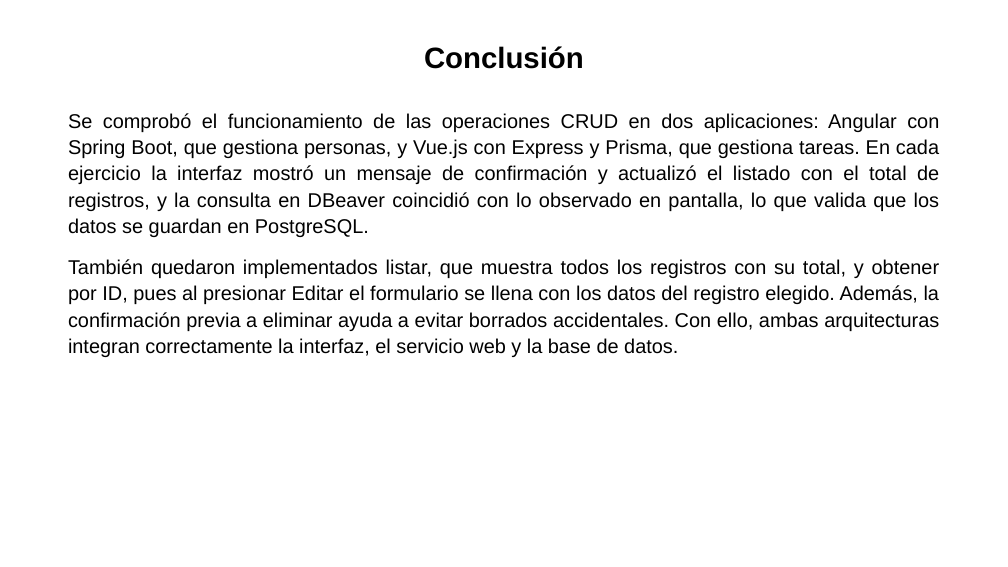
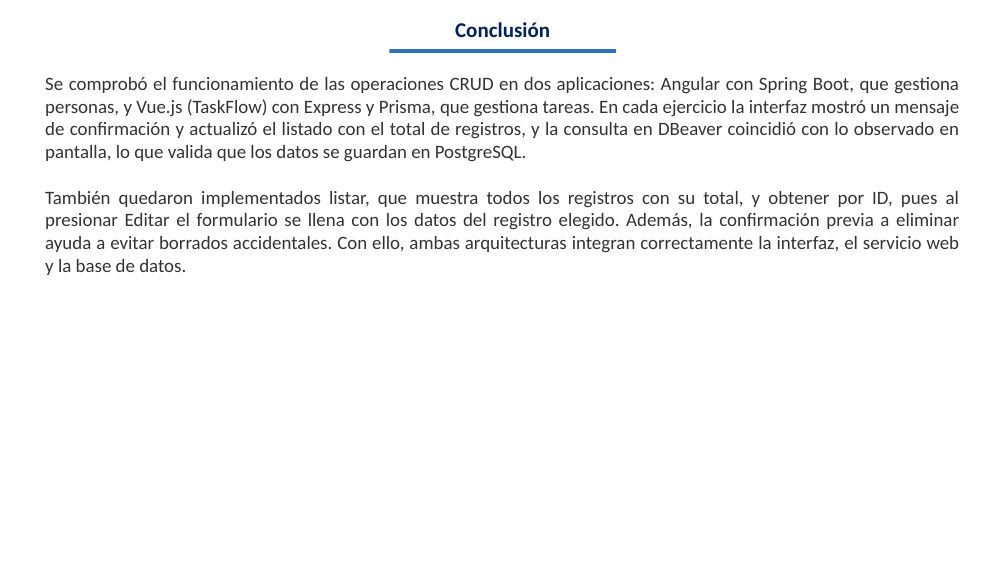
Before and after one commit to alondraS128/TBD_Tema-4, a slide deck: slide 21 of Actividad 4.3 Banco de ejercicios_AlondraSantis_TBD_5ISCM.pptx (slide 17 before the commit). Drawn at 1008x567 pixels with LibreOffice and Linux fonts; fonts in the diff are those of the drawing. Boxes give left, top, right and bottom in pixels: in the first picture for what was removed or moved away, otherwise in the second. Text is boxed around its words. In the diff, an @@ line names an element or a change of style, - is before the commit and + after.

Commit message:
Subo todos los archivos del Tema 4

```diff
--- a/Actividad 4.3 Banco de ejercicios_AlondraSantis_TBD_5ISCM.pptx
+++ b/Actividad 4.3 Banco de ejercicios_AlondraSantis_TBD_5ISCM.pptx
@@ text "Conclusión" moved from (x1=424, y1=46, x2=584, y2=69) to (x1=455, y1=22, x2=550, y2=37) @@
@@ text "Conclusión" at (x1=455, y1=22, x2=550, y2=37): size 28 to 20 pt, font Arial to Calibri, text colour #000000 to #002060 @@
@@ rectangle added at (x1=389, y1=49, x2=616, y2=53), fill #2E75B6 @@
@@ text "Se comprobó el funcionamiento de ..." moved from (x1=68, y1=113, x2=939, y2=357) to (x1=45, y1=77, x2=960, y2=275) @@
@@ text at (x1=45, y1=77, x2=959, y2=162): text changed; size 19 to 18 pt; font Arial to Calibri; text colour #000000 to #333333 @@
-Se comprobó el funcionamiento de las operaciones CRUD en dos aplicaciones: Angular con Spring Boot, que gestiona personas, y Vue.js con Express y Prisma, que gestiona tareas. En cada ejercicio la interfaz mostró un mensaje de confirmación y actualizó el listado con el total de registros, y la consulta en DBeaver coincidió con lo observado en pantalla, lo que valida que los datos se guardan en PostgreSQL.
+Se comprobó el funcionamiento de las operaciones CRUD en dos aplicaciones: Angular con Spring Boot, que gestiona personas, y Vue.js (TaskFlow) con Express y Prisma, que gestiona tareas. En cada ejercicio la interfaz mostró un mensaje de confirmación y actualizó el listado con el total de registros, y la consulta en DBeaver coincidió con lo observado en pantalla, lo que valida que los datos se guardan en PostgreSQL.
@@ text at (x1=45, y1=191, x2=960, y2=275): size 19 to 18 pt, font Arial to Calibri, text colour #000000 to #333333 in "También quedaron implementados listar, que muestra todos ..."; line spacing 1.1 to 1; less space between paragraphs @@
```
Also in this commit, not shown: 13 other slides changed, 8 slides added, 4 slides removed, 19 other files.
